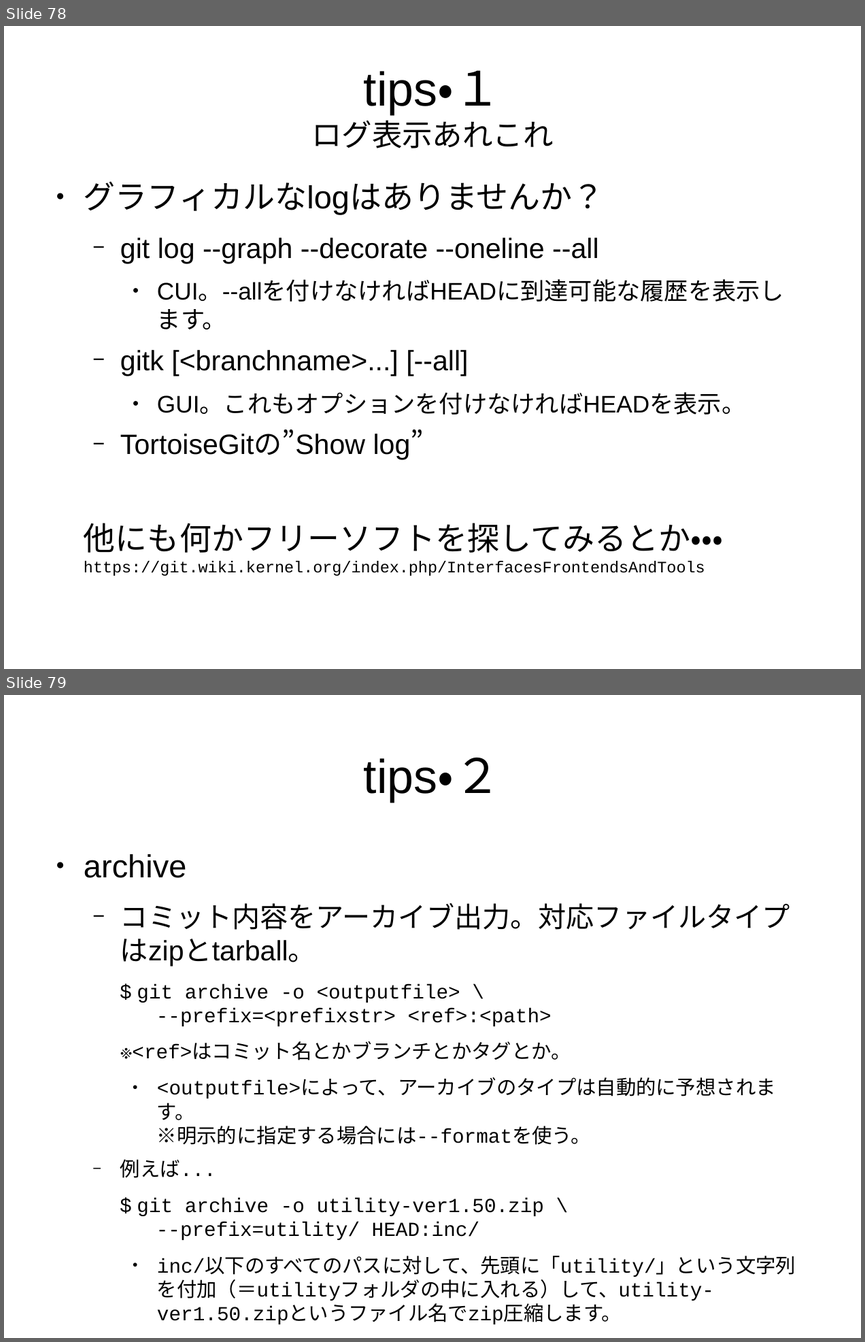
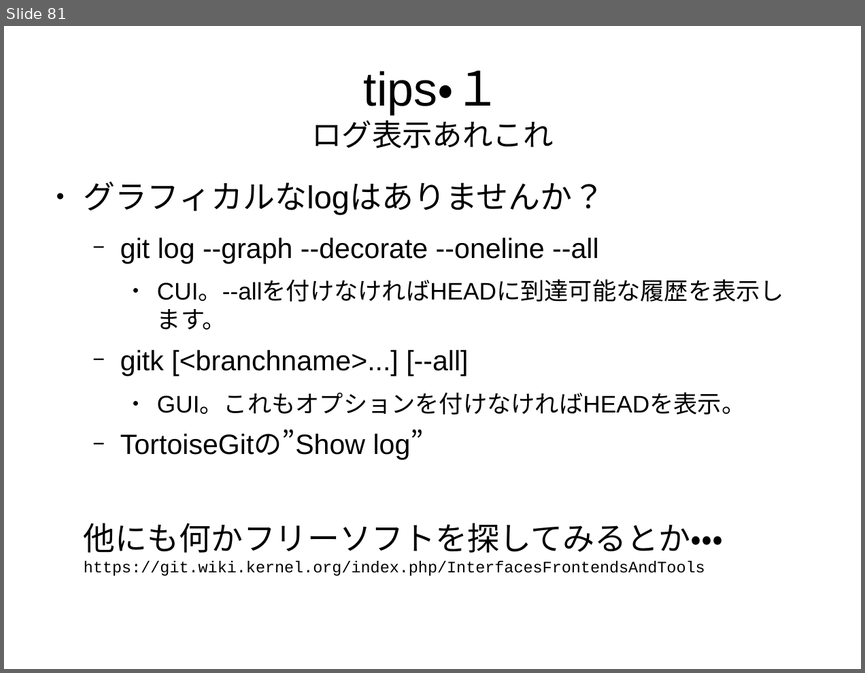
Before and after one commit to pneu/how_to_git, a slide deck: how_to_git.odp. Shown one above the other, each under a label of ours: slides 78 and 79 before the commit, slide 81 after it. The pictures are 865x1342 and 865x673 pixels, drawn with LibreOffice and Linux fonts; fonts in the diff are those of the drawing. Boxes give left, top, right and bottom in pixels: in the first picture for what was removed or moved away, otherwise in the second. Text is boxed around its words. In the diff, an @@ line names an element or a change of style, - is before the commit and + after.

```diff
--- a/how_to_git.odp
+++ b/how_to_git.odp
@@ slide 79 removed at box(4, 695, 861, 1338), background #FFFFFF @@
@@ title removed at box(364, 758, 501, 802) @@
-tips・２
@@ text removed at box(84, 854, 796, 1300) @@
-● archive
-  − コミット内容をアーカイブ出力。対応ファイルタイプはzipとtarball。
-  $ git archive -o <outputfile> \
-  --prefix=<prefixstr> <ref>:<path>
-  ※<ref>はコミット名とかブランチとかタグとか。
-    ● <outputfile>によって、アーカイブのタイプは自動的に予想されます。
-      ※明示的に指定する場合には--formatを使う。
-  − 例えば...
-  $ git archive -o utility-ver1.50.zip \
-  --prefix=utility/ HEAD:inc/
-    ● inc/以下のすべてのパスに対して、先頭に「utility/」という文字列を付加（＝utilityフォルダの中に入れる）して、utility-ver1.50.zipというファイル名でzip圧縮します。
@@ what was slide 78 is now slide 81 @@
```
Also in this commit, not shown: 6 slides changed, 4 slides added, 1 other slide removed.
